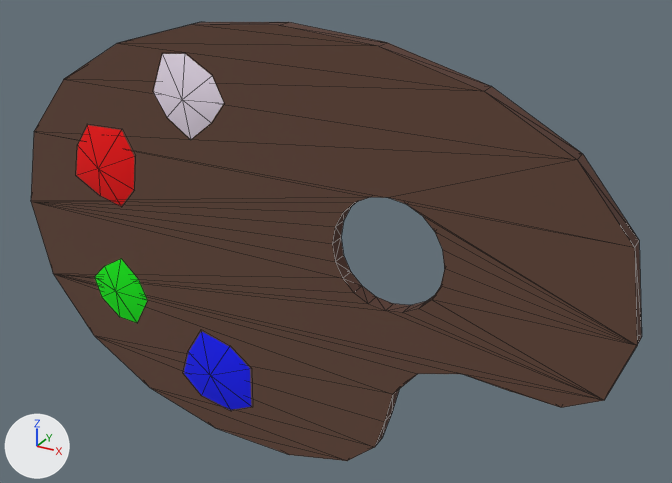
Before and after pictures for a commit that changed the glTF model Assets/Palette.glb.
The view is the same before and after, from a 50 mm camera at (0.205, -0.311, 0.175) aimed at (0.026, 0.015, 0.012). Every picture has the same lights, and +X, +Y and +Z are marked at lower left. Mesh edges are drawn as thin lines. Vertices at the same position are counted once.

Before the edit, the objects in view are built like this:
```python
me_cubeziercircle = bpy.data.meshes.new('CUBezierCircle')
me_cubeziercircle.from_pydata(...)  # 126 vertices, 212 faces; spans x -0.141..0.159, y -0.005..0.007, z -0.097..0.106
me_cubeziercircle.materials.append(mat_material)  # picture img_palettecolors
ob_beziercircle = bpy.data.objects.new('BezierCircle', me_cubeziercircle)
ob_beziercircle.location = (0.0, 0.0, 0.0)
```
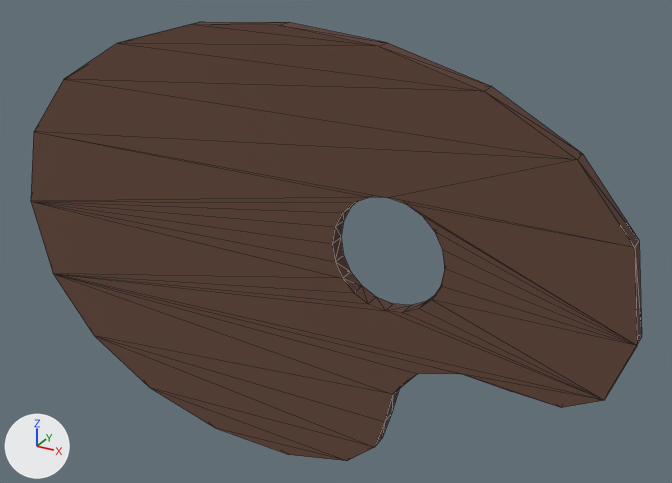
The edits, one by one:
me_cubeziercircle has 126 vertices, 212 faces and spans x -0.141..0.159, y -0.005..0.007, z -0.097..0.106.
me_cubeziercircle is used by ob_beziercircle; location (0.0, 0.0, 0.0).
me_cubeziercircle part 1: the loose piece of 9 vertices spanning x -0.057..-0.019, y -0.004..0.0, z 0.052..0.09 is deleted.
me_cubeziercircle part 2: the loose piece of 9 vertices spanning x -0.108..-0.07, y -0.004..0.0, z 0.013..0.052 is deleted.
me_cubeziercircle part 3: the loose piece of 9 vertices spanning x -0.104..-0.07, y -0.004..0.0, z -0.049..-0.015 is deleted.
me_cubeziercircle part 4: the loose piece of 9 vertices spanning x -0.052..-0.011, y -0.005..0.0, z -0.083..-0.042 is deleted.

What differs and where, as boxes (x1, y1, x2, y2) in the pictures (672 x 483 px):
part 1 of me_cubeziercircle, deleted
    before: (154, 54, 224, 139)
part 2 of me_cubeziercircle, deleted (red)
    before: (76, 125, 134, 206)
part 3 of me_cubeziercircle, deleted (green)
    before: (95, 259, 147, 323)
part 4 of me_cubeziercircle, deleted (blue)
    before: (184, 331, 251, 410)
